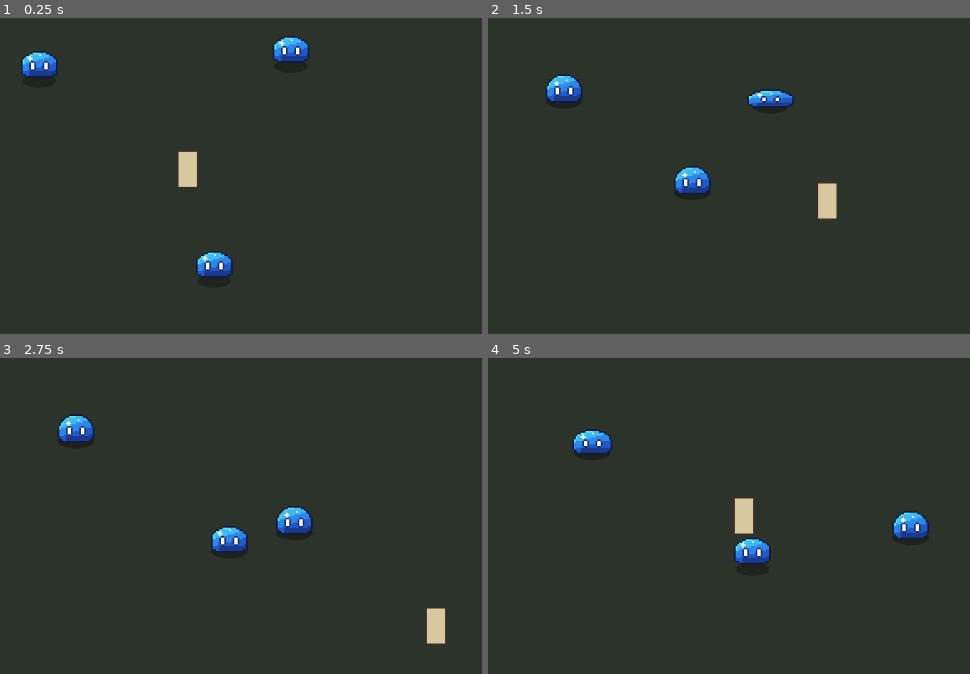
Above: before the commit, frames 1-4 (two rows, left to right).
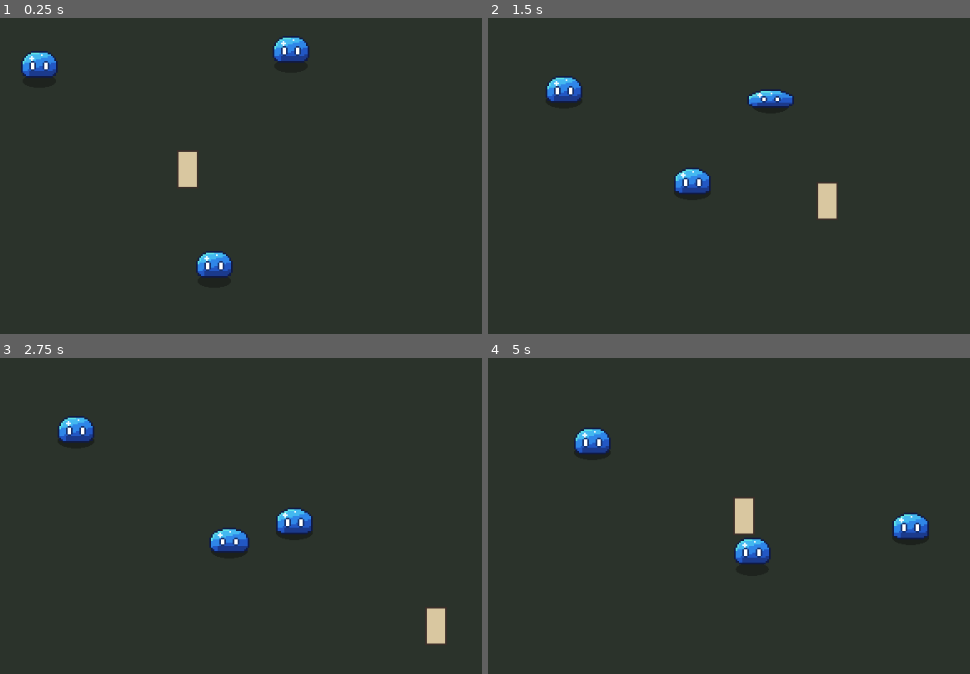
Above: after the commit, the same moments.

Repository: Firstyjps/duo-game
Game: Godot game, scene res://systems/enemy/debug/enemy_sandbox.tscn
Two runs of this game, one before a commit and one after it. Both use one fixed random seed, a clock stepped at 60 frames per second and the inputs below. The project has no main scene, so this scene is started directly.
Inputs (mouse positions are in pixels of both pictures, inside the frame that each line leads up to):
- Up to frame 1 (0.25 s): no input
- Up to frame 2 (1.5 s): tap Enter (ui_accept) at 0.5, 0.77 s; move the mouse to (820, 112) at 0.52 s; hold Right (ui_right) 0.53-1.28 s; tap Space at 0.6 s; click (820, 112) at 0.67 s; move the mouse to (outside the picture) at 1.27 s; hold Down (ui_down) from 1.28 s (still down); tap Shift at 1.35 s
- Up to frame 3 (2.75 s): tap Enter (ui_accept) at 1.52 s; move the mouse to (236, 376) at 2.02 s; release Down (ui_down) at 2.03 s; hold Right (ui_right) from 2.03 s (still down); tap J at 2.1 s
- Up to frame 4 (5 s): move the mouse to (603, 566) at 2.77 s; release Right (ui_right) at 2.78 s; hold Up (ui_up) 2.78-3.53 s; tap R at 2.85 s; click (603, 566) at 2.92 s; tap Enter (ui_accept) at 3.02, 3.77, 4.52 s; move the mouse to (883, 544) at 3.52 s; hold Left (ui_left) from 3.53 s (still down); tap Space at 3.6 s; move the mouse to (outside the picture) at 4.27 s; tap Shift at 4.35 s

The runs differ from the first frame. In frame 1, 0.2% of the frame differs, in the area x 4-65%, y 5-82%; in frame 2, 0.2%; in frame 3, 0.4%; in frame 4, 0.4%, in the area x 17-92%, y 22-65%.

Commit message:
[enemy] Slime idle: 8-frame breathing loop + random blink, desynced phase (#27)
Co-Authored-By: Claude Opus 5.5 <noreply@anthropic.com>

Diff:
--- a/game/systems/enemy/slime/slime.gd
+++ b/game/systems/enemy/slime/slime.gd
@@ -7,17 +7,21 @@
 
 ## เฟรมใน slime_sheet.png (ลำดับตาม tools/gen_slime_sheet.gd)
 const ANIMS: Dictionary = {
-	&"idle": {"frames": [0, 1, 2, 3], "fps": 6.0, "loop": true},
-	&"windup": {"frames": [4, 5], "fps": 5.0, "loop": false},
-	&"leap": {"frames": [6], "fps": 1.0, "loop": false},
-	&"land": {"frames": [7, 0], "fps": 8.0, "loop": false},
-	&"death": {"frames": [8, 9, 10], "fps": 8.0, "loop": false},
+	&"idle": {"frames": [0, 1, 2, 3, 4, 5, 6, 7], "fps": 8.0, "loop": true},
+	## idle รอบที่กระพริบตา (เฟรม 8–9 = ทรงเดียวกับ 4–5 แต่หลับตา)
+	&"idle_blink": {"frames": [0, 1, 2, 3, 8, 9, 6, 7], "fps": 8.0, "loop": true},
+	&"windup": {"frames": [10, 11], "fps": 5.0, "loop": false},
+	&"leap": {"frames": [12], "fps": 1.0, "loop": false},
+	&"land": {"frames": [13, 0], "fps": 8.0, "loop": false},
+	&"death": {"frames": [14, 15, 16], "fps": 8.0, "loop": false},
 }
 const FLASH_HURT := Color(3.0, 3.0, 3.0)
 const FLASH_WINDUP := Color(1.8, 0.75, 0.7)
 
 @export var enemy_id: StringName = &"slime"
 @export var defense: int = 0
+## โอกาสกระพริบตาต่อ 1 รอบหายใจ (1 วิ)
+@export_range(0.0, 1.0) var blink_chance: float = 0.3
 @export_group("Movement")
 @export var hop_speed: float = 55.0
 ## เวลา 1 รอบเด้ง (ครึ่งแรกลอย/เคลื่อนที่ ครึ่งหลังหยุด)
@@ -75,6 +79,8 @@
 	detect.body_entered.connect(_on_body_entered)
 	detect.body_exited.connect(_on_body_exited)
 	_play(&"idle")
+	# สุ่มจังหวะหายใจ สไลม์หลายตัวจะได้ไม่เด้งพร้อมกัน
+	_anim_t = randf() * ANIMS[&"idle"]["frames"].size() / float(ANIMS[&"idle"]["fps"])
 
 
 ## ดาเมจหลังหัก defense — โดนแล้วขั้นต่ำ 1 (contract damage)
@@ -241,6 +247,14 @@
 	var a: Dictionary = ANIMS[_anim]
 	var frames: Array = a["frames"]
 	_anim_t += delta
+	var loop_len: float = frames.size() / float(a["fps"])
+	if a["loop"] and _anim_t >= loop_len:
+		_anim_t = fmod(_anim_t, loop_len)
+		# จบ 1 รอบหายใจ → สุ่มว่ารอบหน้ากระพริบตาไหม
+		if _anim == &"idle" or _anim == &"idle_blink":
+			_anim = &"idle_blink" if randf() < blink_chance else &"idle"
+			a = ANIMS[_anim]
+			frames = a["frames"]
 	var i: int = int(_anim_t * a["fps"])
 	i = i % frames.size() if a["loop"] else mini(i, frames.size() - 1)
 	sprite.frame = frames[i]
--- a/game/systems/enemy/slime/slime.tscn
+++ b/game/systems/enemy/slime/slime.tscn
@@ -26,7 +26,7 @@
 
 [node name="Sprite" type="Sprite2D" parent="."]
 texture = ExtResource("2_sheet")
-hframes = 11
+hframes = 17
 offset = Vector2(0, -14)
 
 [node name="Body" type="CollisionShape2D" parent="."]
--- a/game/systems/enemy/slime/tools/gen_slime_sheet.gd
+++ b/game/systems/enemy/slime/tools/gen_slime_sheet.gd
@@ -17,19 +17,27 @@
 const C_EYE_EDGE := Color("ffffff")
 const C_EYE_RING := Color("14306e")
 
-## ลำดับต้องตรงกับ Slime.FRAMES — w = ครึ่งความกว้าง, h = ความสูง (px), eye = ความสูงตา (0 = ไม่มีตา)
+## ลำดับต้องตรงกับ Slime.ANIMS — w = ครึ่งความกว้าง, h = ความสูง (px), eye = ความสูงตา (0 = ไม่มีตา, -1 = หลับตา)
 const FRAME_DEFS: Array[Dictionary] = [
-	{"w": 11.0, "h": 17.0, "eye": 4},  # 0 idle
-	{"w": 11.5, "h": 16.0, "eye": 4},  # 1 idle
-	{"w": 12.0, "h": 15.0, "eye": 3},  # 2 idle
-	{"w": 11.5, "h": 16.0, "eye": 4},  # 3 idle
-	{"w": 13.0, "h": 13.0, "eye": 3},  # 4 windup
-	{"w": 14.0, "h": 11.0, "eye": 2},  # 5 windup (ย่อสุด = ใกล้พุ่ง)
-	{"w": 9.0, "h": 21.0, "eye": 5},   # 6 leap
-	{"w": 13.5, "h": 12.5, "eye": 3},  # 7 land
-	{"w": 14.0, "h": 9.0, "eye": 2},   # 8 death
-	{"w": 15.0, "h": 6.0, "eye": 0},   # 9 death
-	{"w": 15.0, "h": 3.0, "eye": 0},   # 10 death (แอ่ง)
+	# 0–7 idle: หายใจ ยืดขึ้น → ย่อลง → กลับ (ลูปไม่สะดุด)
+	{"w": 11.5, "h": 16.0, "eye": 4},  # 0
+	{"w": 11.0, "h": 16.5, "eye": 4},  # 1
+	{"w": 10.5, "h": 17.5, "eye": 4},  # 2 ยืดสุด
+	{"w": 11.0, "h": 16.5, "eye": 4},  # 3
+	{"w": 11.5, "h": 16.0, "eye": 4},  # 4
+	{"w": 12.0, "h": 15.0, "eye": 3},  # 5
+	{"w": 12.5, "h": 14.5, "eye": 3},  # 6 ย่อสุด
+	{"w": 12.0, "h": 15.0, "eye": 3},  # 7
+	# 8–9 กระพริบตา (ทรงเดียวกับเฟรม 4–5)
+	{"w": 11.5, "h": 16.0, "eye": -1}, # 8
+	{"w": 12.0, "h": 15.0, "eye": -1}, # 9
+	{"w": 13.0, "h": 13.0, "eye": 3},  # 10 windup
+	{"w": 14.0, "h": 11.0, "eye": 2},  # 11 windup (ย่อสุด = ใกล้พุ่ง)
+	{"w": 9.0, "h": 21.0, "eye": 5},   # 12 leap
+	{"w": 13.5, "h": 12.5, "eye": 3},  # 13 land
+	{"w": 14.0, "h": 9.0, "eye": 2},   # 14 death
+	{"w": 15.0, "h": 6.0, "eye": 0},   # 15 death
+	{"w": 15.0, "h": 3.0, "eye": 0},   # 16 death (แอ่ง)
 ]
 const BASE_Y: float = 30.0
 
@@ -89,6 +97,14 @@
 		var gap: int = 3 if w < 10.0 else 4
 		_eye(img, ox + int(cx) - gap - 1, ey, d["eye"])
 		_eye(img, ox + int(cx) + gap - 1, ey, d["eye"])
+	elif d["eye"] < 0:
+		# หลับตา = เส้นโค้งสั้น ๆ ตรงกลางตา
+		var ly: int = int(round(cy + h * 0.02)) + 1
+		for gx: int in [int(cx) - 4 - 1, int(cx) + 4 - 1]:
+			for xx: int in range(gx - 1, gx + 3):
+				img.set_pixel(ox + xx, ly, C_EYE_RING)
+			img.set_pixel(ox + gx - 1, ly - 1, C_EYE_RING)
+			img.set_pixel(ox + gx + 2, ly - 1, C_EYE_RING)
 
 
 ## แสงมาจากบนซ้าย · ล่างกลางมืดสุด (โพรงใสของเจลลี่)
--- a/game/tests/test_enemy_slime.gd
+++ b/game/tests/test_enemy_slime.gd
@@ -88,3 +88,29 @@
 	slime.free()
 	dummy.free()
 	return chasing and winding and leaping
+
+
+## เฟรมทุกท่าต้องอยู่ใน sprite sheet (กัน sheet กับ ANIMS ไม่ตรงกันหลัง regen)
+func test_anim_frames_within_sheet() -> bool:
+	var slime: Slime = _spawn()
+	var total: int = slime.sprite.hframes * slime.sprite.vframes
+	var ok: bool = slime.sprite.texture.get_width() == slime.sprite.hframes * 32
+	for anim: StringName in Slime.ANIMS:
+		for fr: int in Slime.ANIMS[anim]["frames"]:
+			ok = ok and fr >= 0 and fr < total
+	slime.free()
+	return ok
+
+
+func test_idle_loops_and_can_blink() -> bool:
+	var slime: Slime = _spawn()
+	slime.blink_chance = 1.0
+	slime._play(&"idle")
+	# เกิน 1 รอบหายใจ → รอบใหม่ต้องเป็นรอบกระพริบตา
+	slime._tick_anim(1.05)
+	var blinking: bool = slime._anim == &"idle_blink"
+	slime.blink_chance = 0.0
+	slime._tick_anim(1.0)
+	var normal: bool = slime._anim == &"idle"
+	slime.free()
+	return blinking and normal
Binary file changed: game/systems/enemy/slime/slime_sheet.png
Binary file changed: game/systems/enemy/slime/tools/slime_preview.png
Not shown, changed: game/systems/enemy/CLAUDE.md
